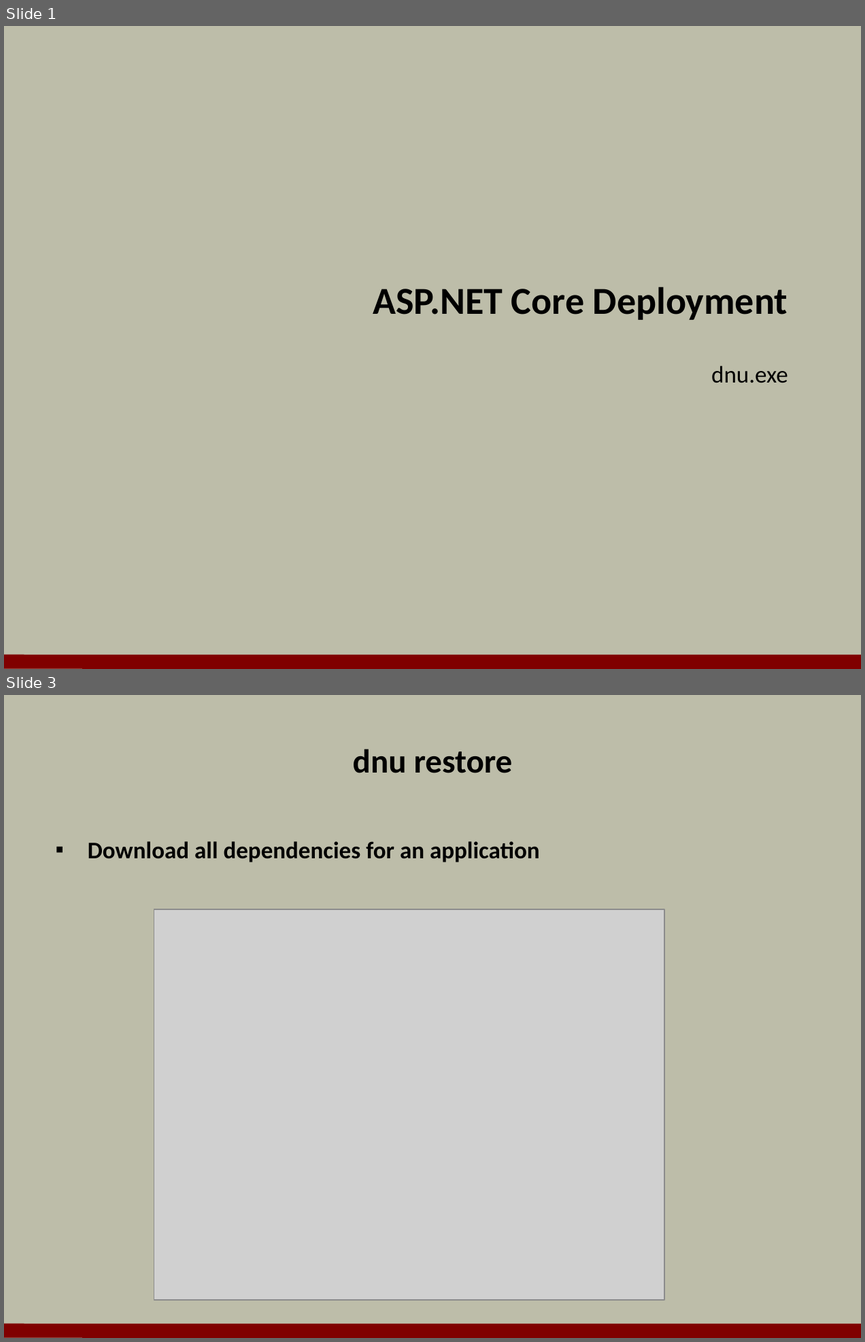
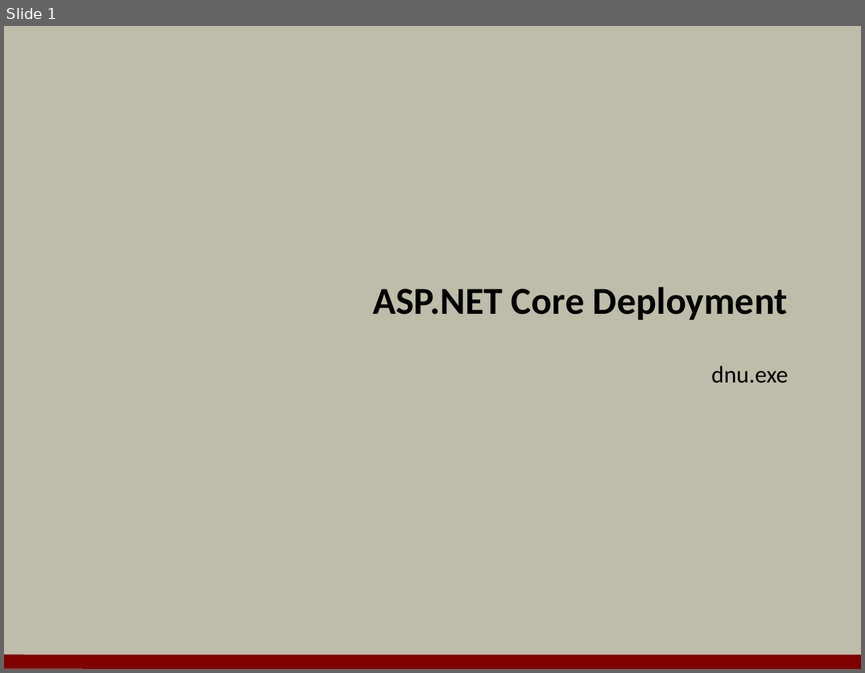
Before and after one commit to OdeToCode/classes, a slide deck: aspnet5/slides/08_Deployment.pptx. Shown one above the other, each under a label of ours: slides 1 and 3 before the commit, slide 1 after it; the slides between them are not shown. The pictures are 865x1342 and 865x673 pixels, drawn with LibreOffice and Linux fonts; fonts in the diff are those of the drawing; grey boxes stand for pictures; background and template pictures are left out. Boxes give left, top, right and bottom in pixels: in the first picture for what was removed or moved away, otherwise in the second. Text is boxed around its words. In the diff, an @@ line names an element or a change of style, - is before the commit and + after.

```diff
--- a/aspnet5/slides/08_Deployment.pptx
+++ b/aspnet5/slides/08_Deployment.pptx
@@ slide 3 removed at (4,695,861,1338), background #BDBDA9; not listed: 1 template element that a slide beside it also shows @@
@@ title removed at (353,749,513,773) @@
-dnu restore
@@ text removed at (88,841,540,862) @@
-▪ Download all dependencies for an application
@@ picture removed at (154,909,664,1300) @@
```
Also in this commit, not shown: 4 slides added, 5 other slides removed, 3 other files.
